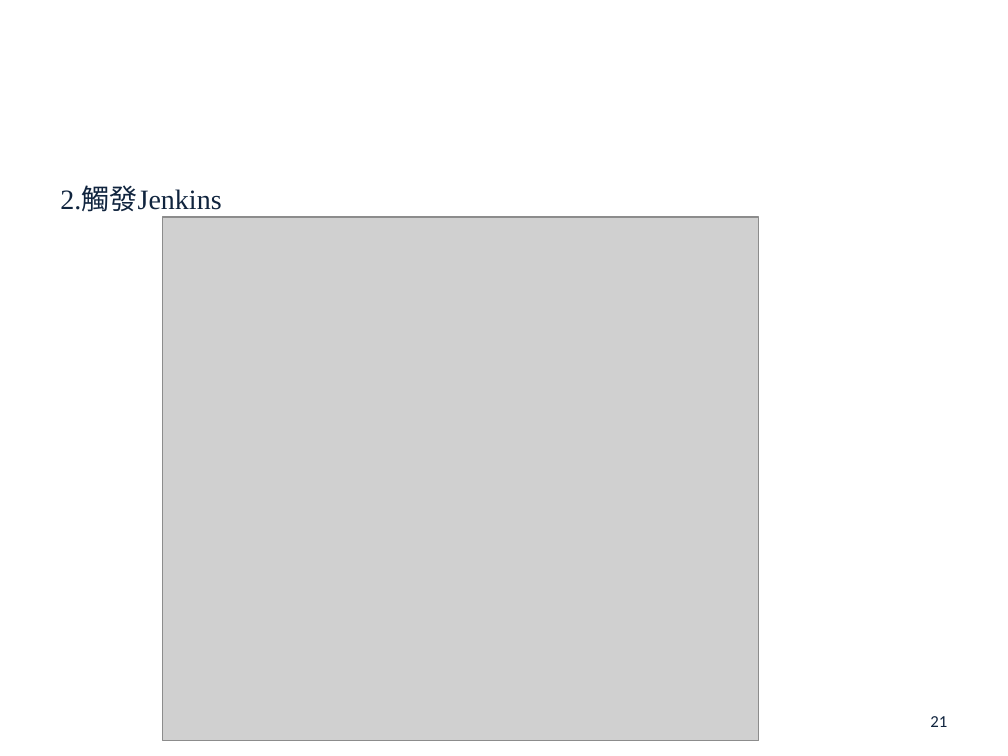
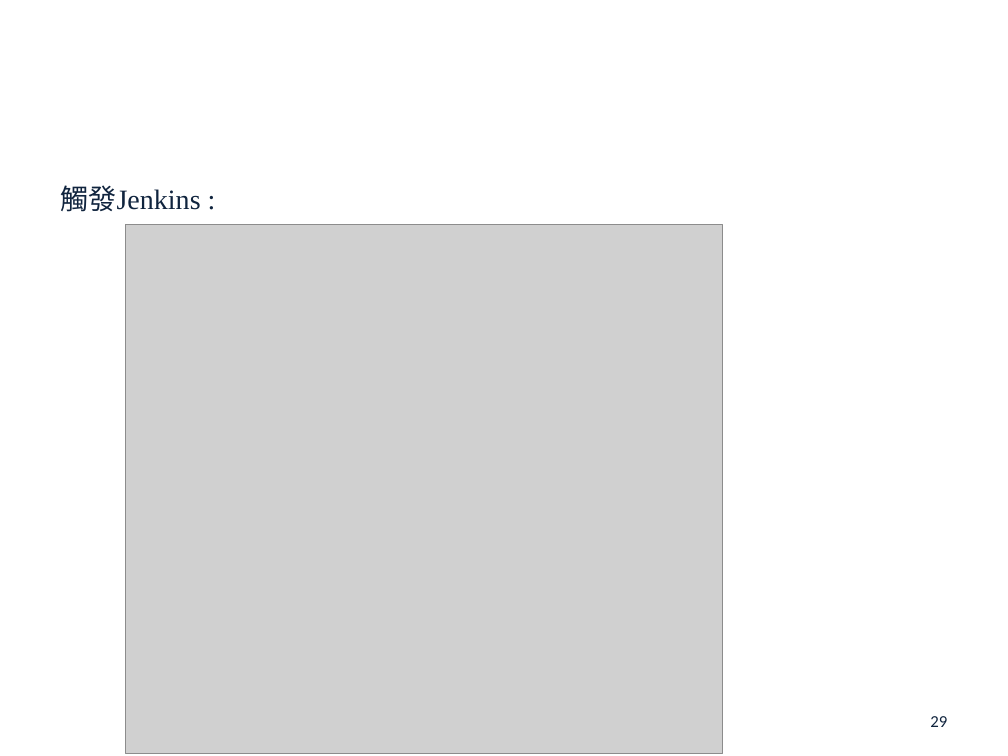
Before and after one commit to john78530/thesis, a slide deck: slide 29 of Oral.pptx (slide 21 before the commit). Drawn at 1008x756 pixels with LibreOffice and Linux fonts; fonts in the diff are those of the drawing; grey boxes stand for pictures; background and template pictures are left out. Boxes give left, top, right and bottom in pixels: in the first picture for what was removed or moved away, otherwise in the second. Text is boxed around its words. In the diff, an @@ line names an element or a change of style, - is before the commit and + after.

```diff
--- a/Oral.pptx
+++ b/Oral.pptx
@@ text at (x1=60, y1=185, x2=200, y2=212): text changed @@
-2.觸發Jenkins
+觸發Jenkins :
@@ picture resized from (x1=162, y1=217, x2=759, y2=741) to (x1=126, y1=225, x2=723, y2=754) @@
@@ page number at (x1=930, y1=716, x2=947, y2=727): text changed @@
-21
+29
```
Also in this commit, not shown: 19 other slides changed, 16 slides added, 3 slides removed, 1 other file.
